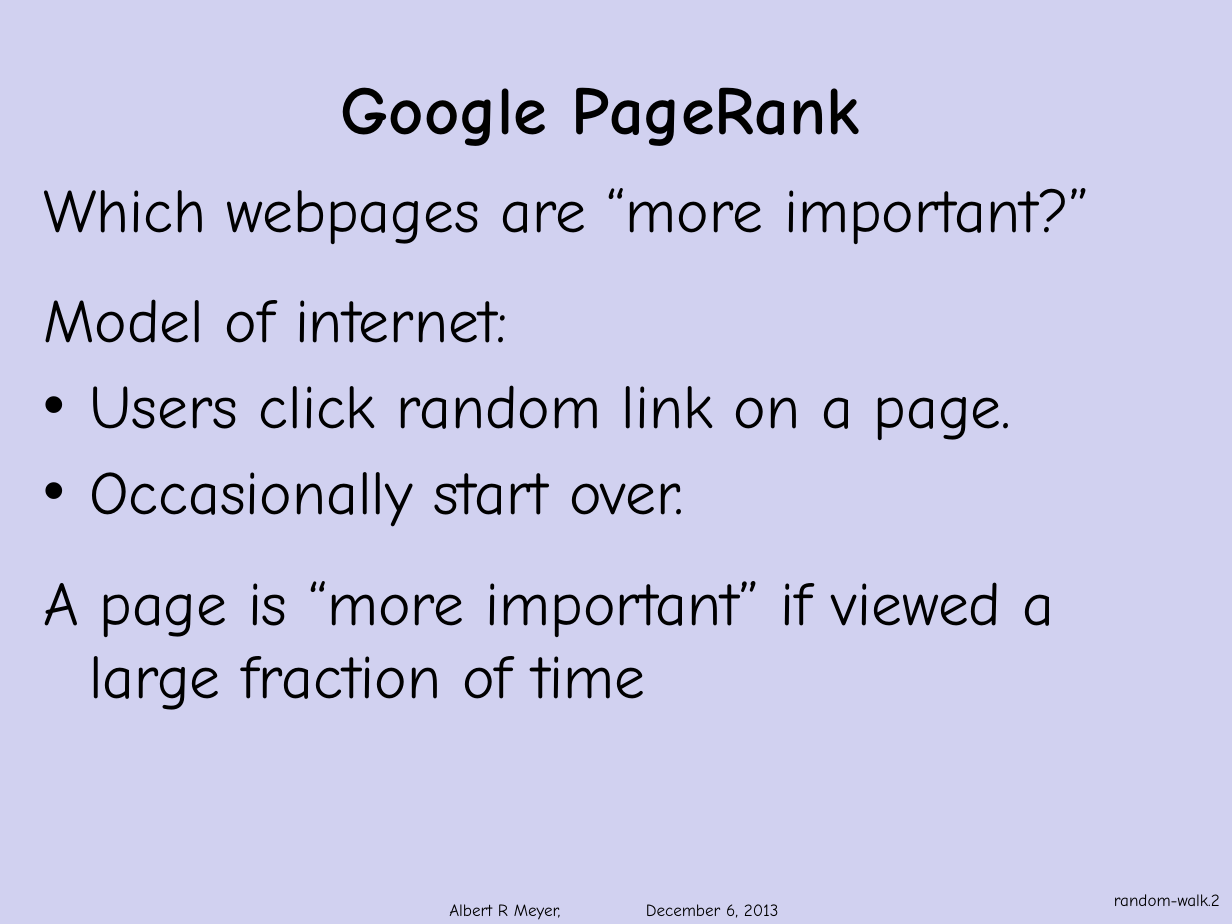
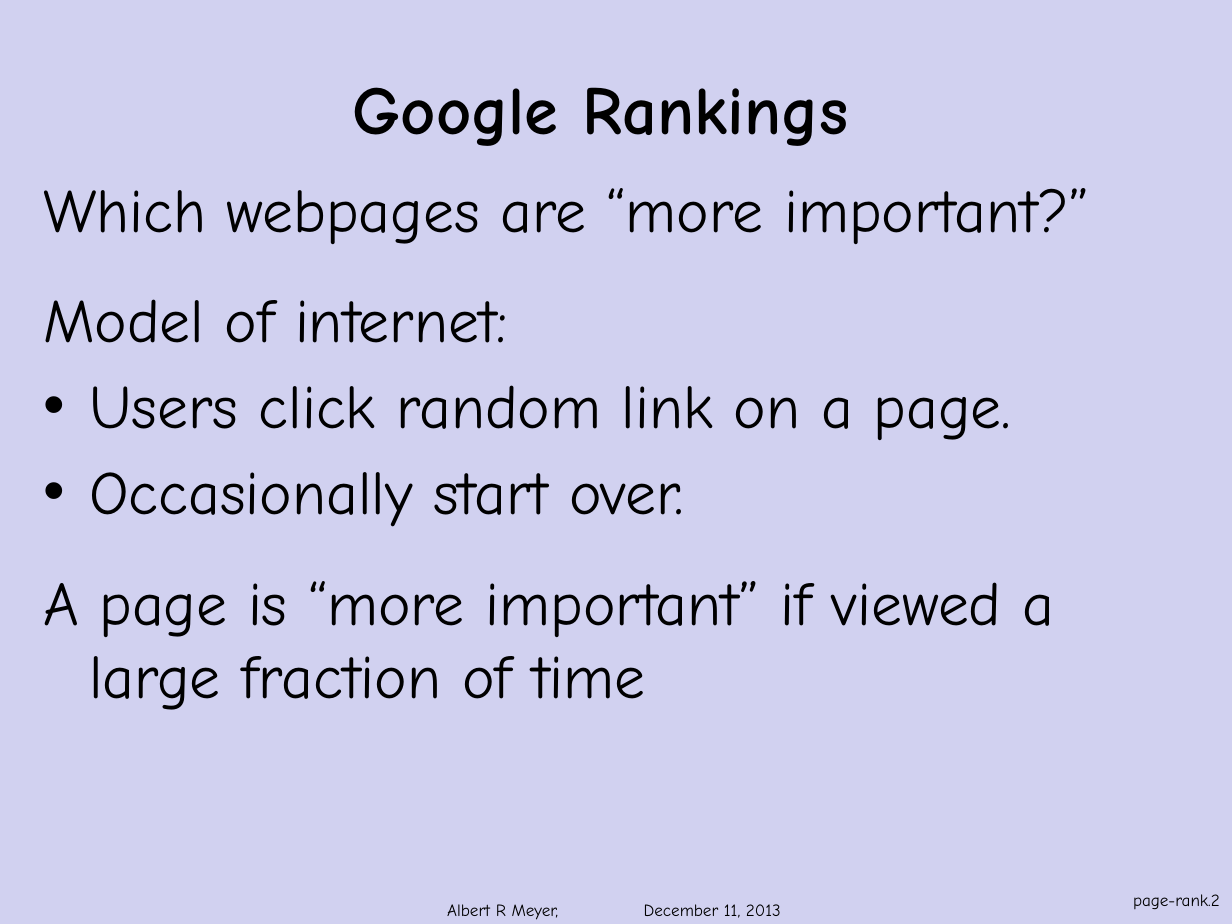
Before and after one commit to armeyer/mcs_web, a slide deck: slide 2 of fall13/slidesF13/page-rank.pptx. Drawn at 1232x924 pixels with LibreOffice and Linux fonts; fonts in the diff are those of the drawing; background and template pictures are left out. Boxes give left, top, right and bottom in pixels: in the first picture for what was removed or moved away, otherwise in the second. Text is boxed around its words. In the diff, an @@ line names an element or a change of style, - is before the commit and + after.

Commit message:
edit random-walks, stationary-distribution, page-rank.pptx

```diff
--- a/fall13/slidesF13/page-rank.pptx
+++ b/fall13/slidesF13/page-rank.pptx
@@ title at (352,87,848,146): text changed @@
-Google PageRank
+Google Rankings
@@ page number at (1133,894,1220,910): text changed @@
-random-walk.2
+page-rank.2
@@ text at (447,904,781,920): text changed @@
-Albert R Meyer, December 6, 2013
+Albert R Meyer, December 11, 2013
```
Also in this commit, not shown: 7 other slides changed, 2 slides added, 2 other files.
